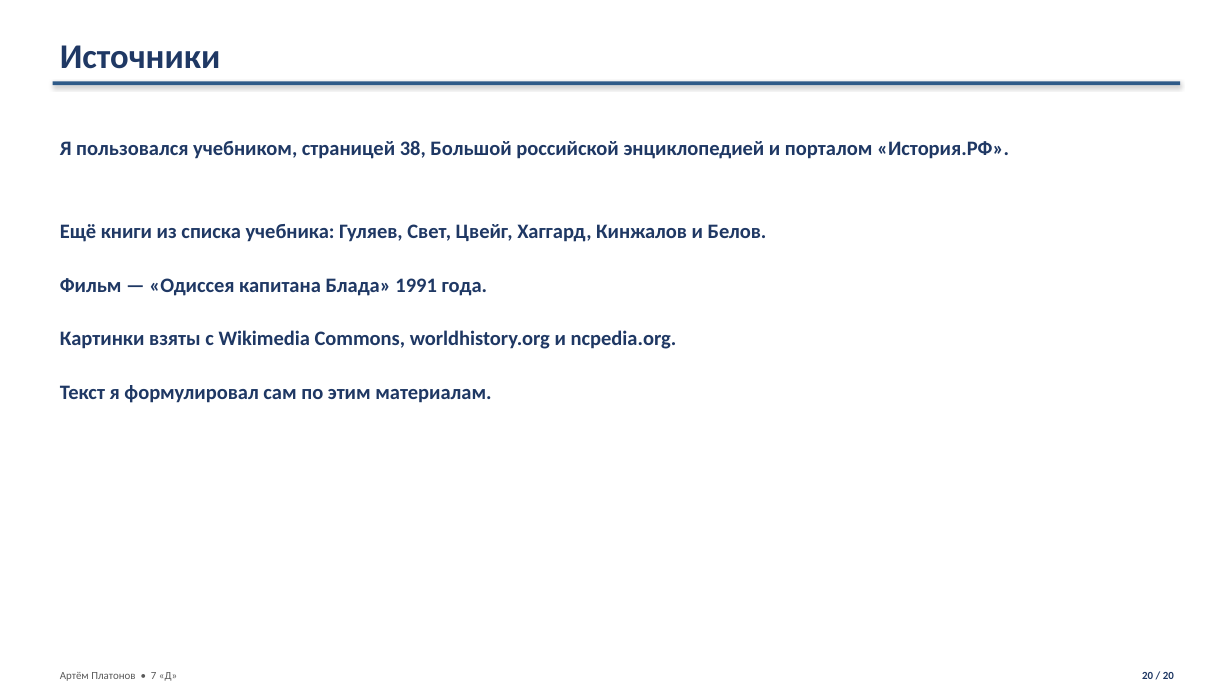
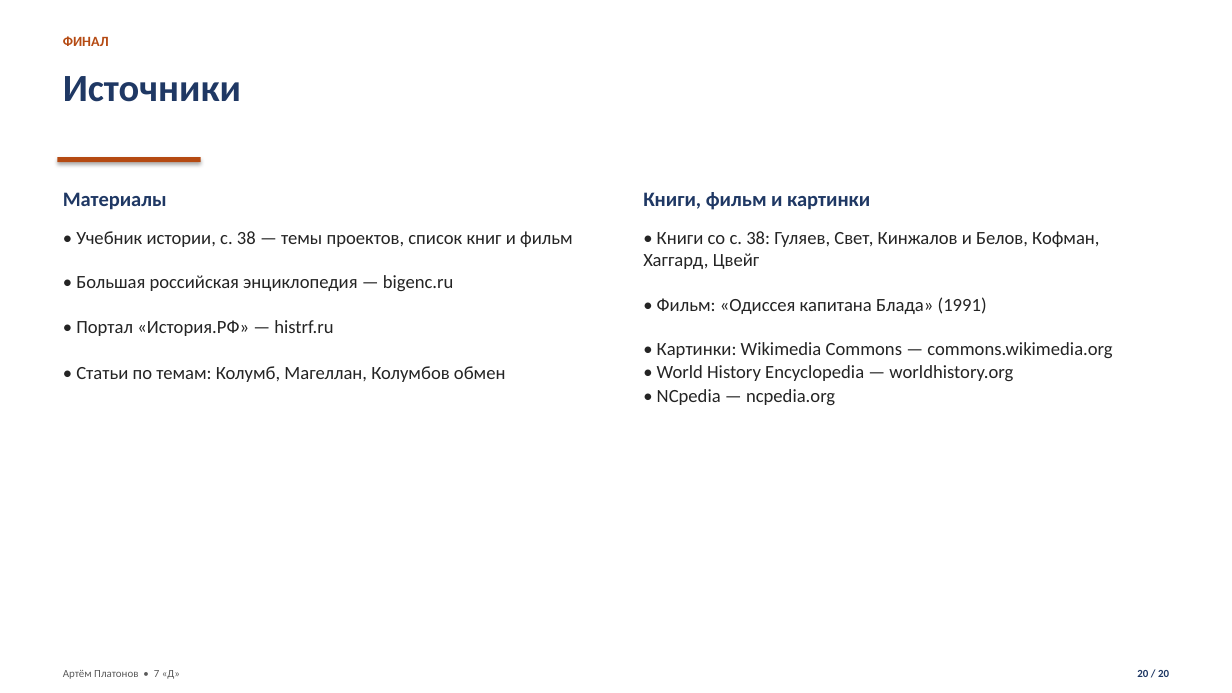
Before and after one commit to Artins200/slide, a slide deck: slide 20 of Великие_географические_открытия_Платонов_Артём_7Д.pptx. Drawn at 1232x693 pixels with LibreOffice and Linux fonts; fonts in the diff are those of the drawing; background and template pictures are left out. Boxes give left, top, right and bottom in pixels: in the first picture for what was removed or moved away, otherwise in the second. Text is boxed around its words. In the diff, an @@ line names an element or a change of style, - is before the commit and + after.

```diff
--- a/Великие_географические_открытия_Платонов_Артём_7Д.pptx
+++ b/Великие_географические_открытия_Платонов_Артём_7Д.pptx
@@ text "Источники": place and size @@
-text "Источники" at (60,45,220,69)
+text "Источники" at (63,76,241,102)
@@ text "Источники" at (63,76,241,102): size 27 to 30 pt @@
@@ text added at (63,36,109,46), 11 pt, text #B54A12, bold @@
+ФИНАЛ
@@ rectangle removed at (53,81,1180,85) @@
@@ text removed at (60,141,1009,159) @@
-Я пользовался учебником, страницей 38, Большой российской энциклопедией и порталом «История.РФ».
@@ rectangle added at (57,157,201,163), fill #B54A12 @@
@@ text added at (63,192,167,210), 16 pt, text #1F3864, bold @@
+Материалы
@@ text at (643,192,870,210): text changed @@
-Фильм — «Одиссея капитана Блада» 1991 года.
+Книги, фильм и картинки
@@ text removed at (60,224,767,242) @@
-Ещё книги из списка учебника: Гуляев, Свет, Цвейг, Хаггард, Кинжалов и Белов.
@@ text at (76,231,573,382): text changed; size 16 to 14.5 pt; text colour #1F3864 to #242424; bold off @@
-Картинки взяты с Wikimedia Commons, worldhistory.org и ncpedia.org.
+• Учебник истории, с. 38 — темы проектов, список книг и фильм
+• Большая российская энциклопедия — bigenc.ru
+• Портал «История.РФ» — histrf.ru
+• Статьи по темам: Колумб, Магеллан, Колумбов обмен
@@ text added at (643,231,1112,405), 14.5 pt, text #242424 @@
+• Книги со с. 38: Гуляев, Свет, Кинжалов и Белов, Кофман, Хаггард, Цвейг
+• Фильм: «Одиссея капитана Блада» (1991)
+• Картинки: Wikimedia Commons — commons.wikimedia.org
+• World History Encyclopedia — worldhistory.org
+• NCpedia — ncpedia.org
@@ text removed at (60,385,491,403) @@
-Текст я формулировал сам по этим материалам.
@@ text "20 / 20": place and size @@
-text "20 / 20" at (1142,672,1174,679)
+text "20 / 20" at (1137,670,1169,677)
```
Also in this commit, not shown: 19 slides added, 19 slides removed, 2 other files.
